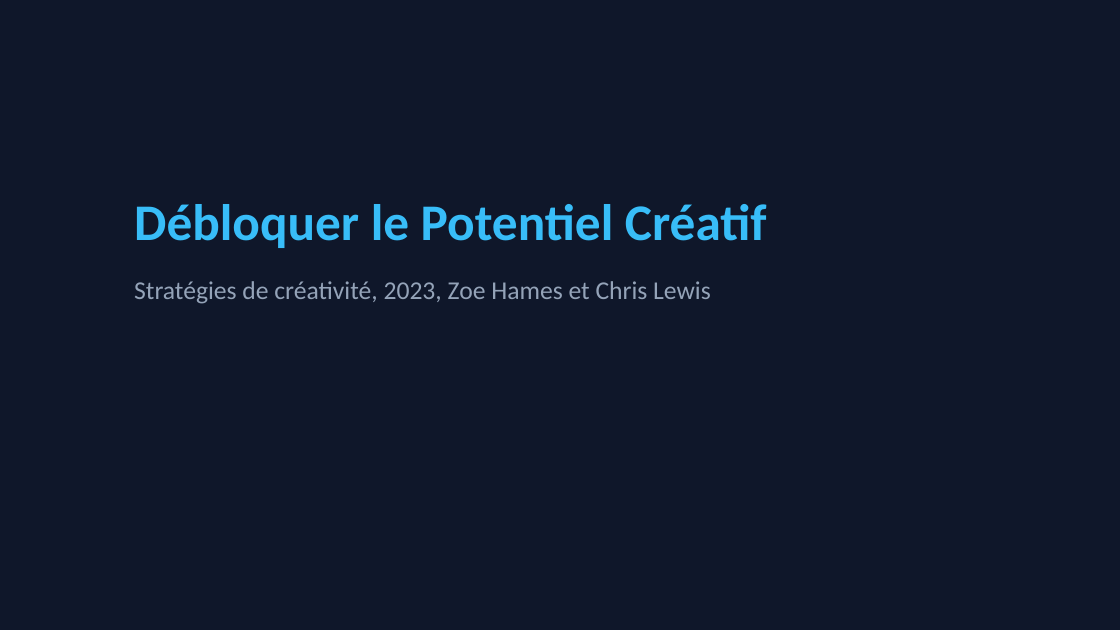
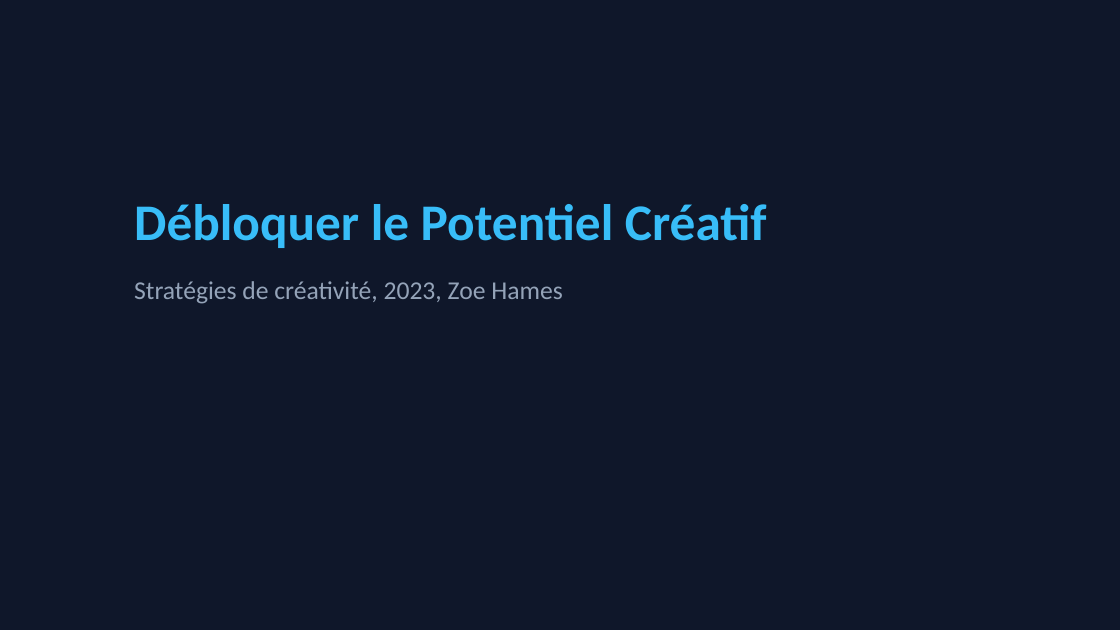
Before and after one commit to caroheymes/video-2-powerpoint-and-more, a slide deck: slide 1 of demo/output/presentation.pptx. Drawn at 1120x630 pixels with LibreOffice and Linux fonts; fonts in the diff are those of the drawing. Boxes give left, top, right and bottom in pixels: in the first picture for what was removed or moved away, otherwise in the second. Text is boxed around its words. In the diff, an @@ line names an element or a change of style, - is before the commit and + after.

```diff
--- a/demo/output/presentation.pptx
+++ b/demo/output/presentation.pptx
@@ text at [134, 281, 562, 304]: text changed @@
-Stratégies de créativité, 2023, Zoe Hames et Chris Lewis
+Stratégies de créativité, 2023, Zoe Hames
```
Also in this commit, not shown: 1 other slide changed, 7 other files.
